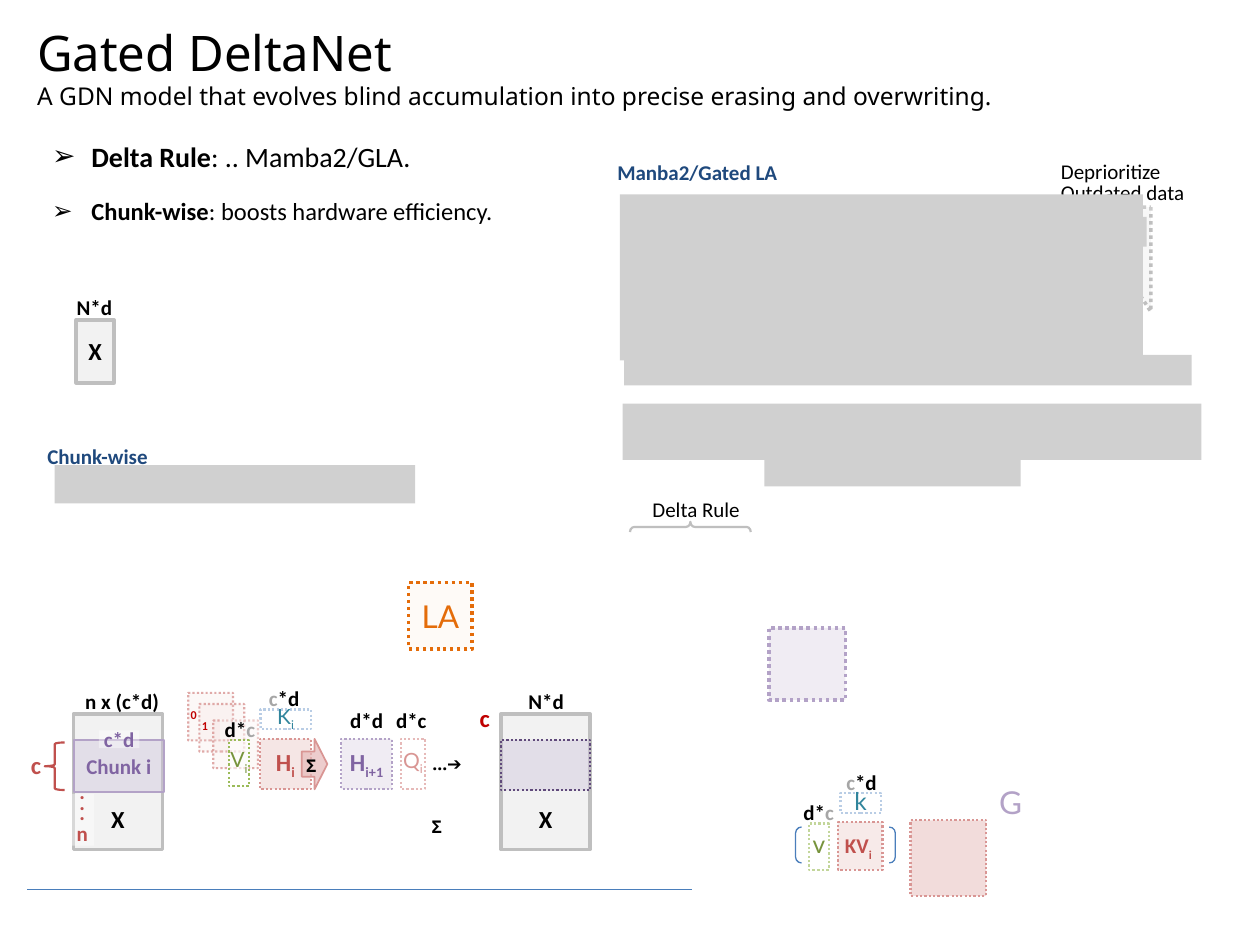
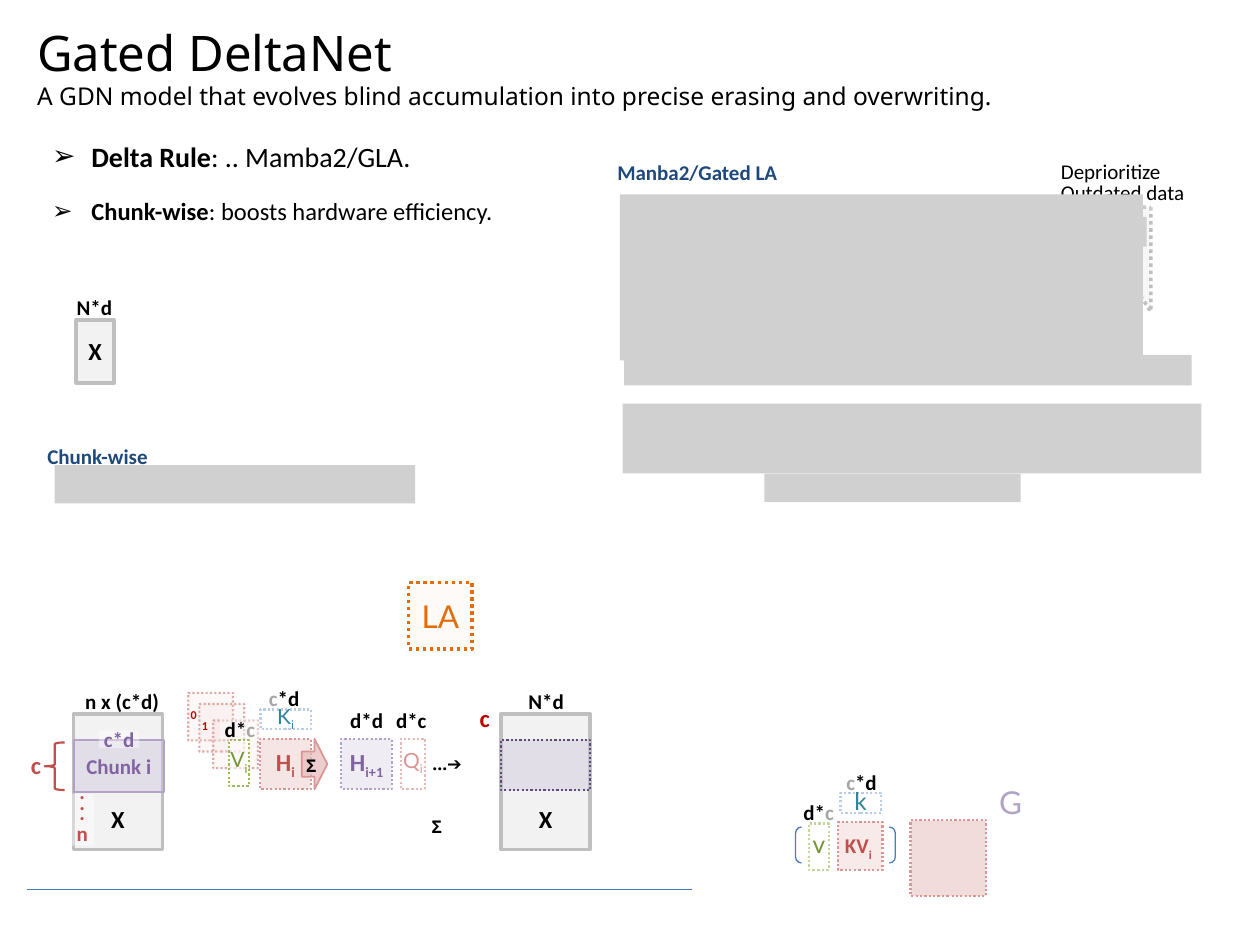
Before and after one commit to navibator/crazy-ai, a slide deck: slide 7 of temp.pptx (slide 5 before the commit). Drawn at 1260x945 pixels with LibreOffice and Linux fonts; fonts in the diff are those of the drawing; grey boxes stand for pictures. Boxes give left, top, right and bottom in pixels: in the first picture for what was removed or moved away, otherwise in the second. Text is boxed around its words. In the diff, an @@ line names an element or a change of style, - is before the commit and + after.

```diff
--- a/temp.pptx
+++ b/temp.pptx
@@ picture: place and size @@
-picture at box(622, 403, 1201, 460)
+picture at box(622, 403, 1201, 472)
@@ picture: place and size @@
-picture at box(765, 457, 1021, 486)
+picture at box(765, 474, 1021, 503)
@@ rectangle removed at box(651, 500, 740, 522) @@
-Delta Rule
@@ left brace removed at box(630, 522, 751, 532) @@
@@ rectangle removed at box(769, 627, 845, 699) @@
```
Also in this commit, not shown: 5 other slides changed, 2 slides added, 1 other file.
